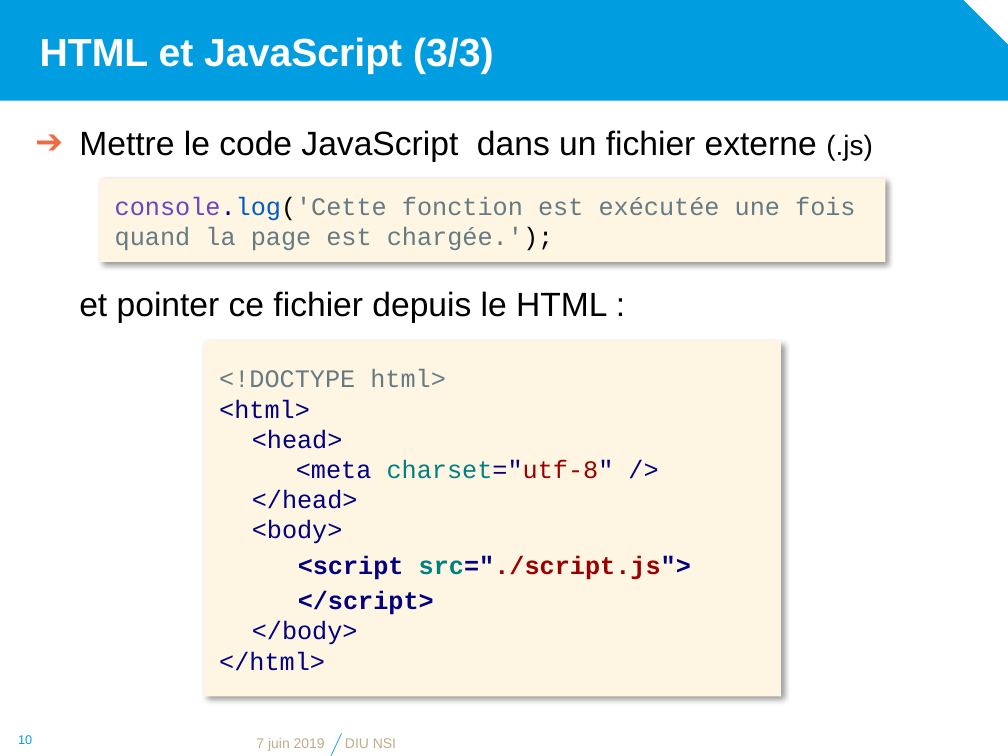
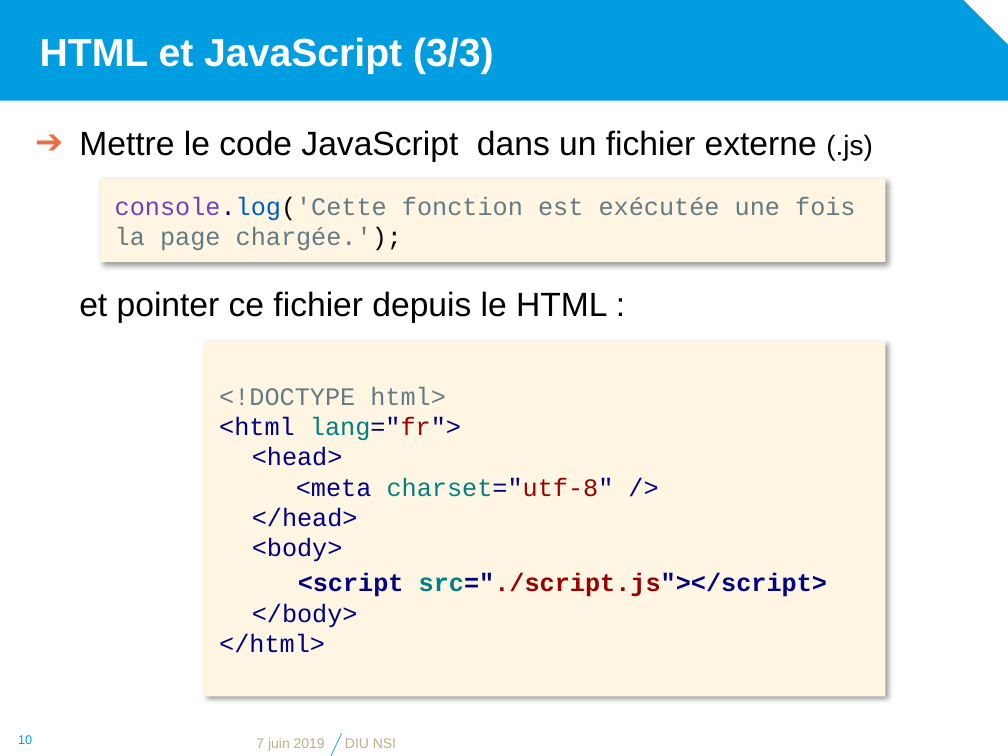
Before and after one commit to diu-uf-bordeaux/bloc1, a slide deck: slide 10 of web/4-JS/JavaScript.pptx. Drawn at 1008x756 pixels with LibreOffice and Linux fonts; fonts in the diff are those of the drawing; background and template pictures are left out. Boxes give left, top, right and bottom in pixels: in the first picture for what was removed or moved away, otherwise in the second. Text is boxed around its words. In the diff, an @@ line names an element or a change of style, - is before the commit and + after.

Commit message:
fix slides

```diff
--- a/web/4-JS/JavaScript.pptx
+++ b/web/4-JS/JavaScript.pptx
@@ text in rectangle at (115, 196, 855, 251): text changed @@
-console.log('Cette fonction est exécutée une fois quand la page est chargée.');
+console.log('Cette fonction est exécutée une fois la page chargée.');
@@ rectangle "<!DOCTYPE html>": place and size @@
-rectangle "<!DOCTYPE html>" at (204, 341, 780, 697)
+rectangle "<!DOCTYPE html>" at (204, 341, 885, 697)
@@ text in rectangle at (219, 417, 461, 441): text changed @@
-<html>
+<html lang="fr">
@@ text in rectangle at (298, 573, 827, 597): text changed @@
-  <script src="./script.js">
-  </script>
+  <script src="./script.js"></script>
```
Also in this commit, not shown: 4 other slides changed, 3 other files.
